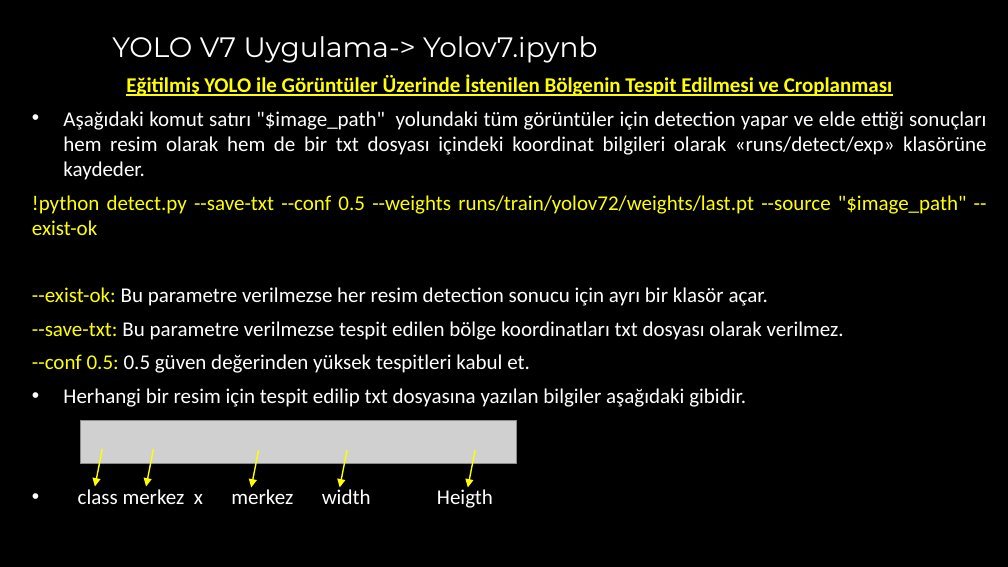
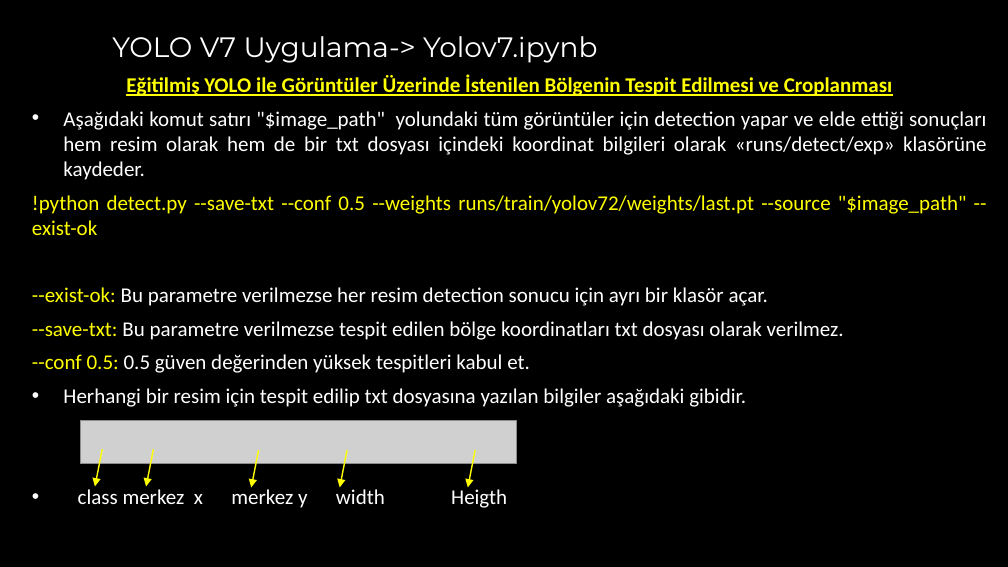
Before and after one commit to akaraci/Makine-Ogrenmesi, a slide deck: slide 24 of Sunular/MÖT-Hafta-8 - Yolo Detection.pptx (slide 22 before the commit). Drawn at 1008x567 pixels with LibreOffice and Linux fonts; fonts in the diff are those of the drawing; grey boxes stand for pictures. Boxes give left, top, right and bottom in pixels: in the first picture for what was removed or moved away, otherwise in the second. Text is boxed around its words. In the diff, an @@ line names an element or a change of style, - is before the commit and + after.

```diff
--- a/Sunular/MÖT-Hafta-8 - Yolo Detection.pptx
+++ b/Sunular/MÖT-Hafta-8 - Yolo Detection.pptx
@@ text at (78, 486, 507, 508): text changed @@
-• class merkez x merkez width Heigth
+• class merkez x merkez y width Heigth
```
Also in this commit, not shown: 3 other slides changed, 2 slides added.
